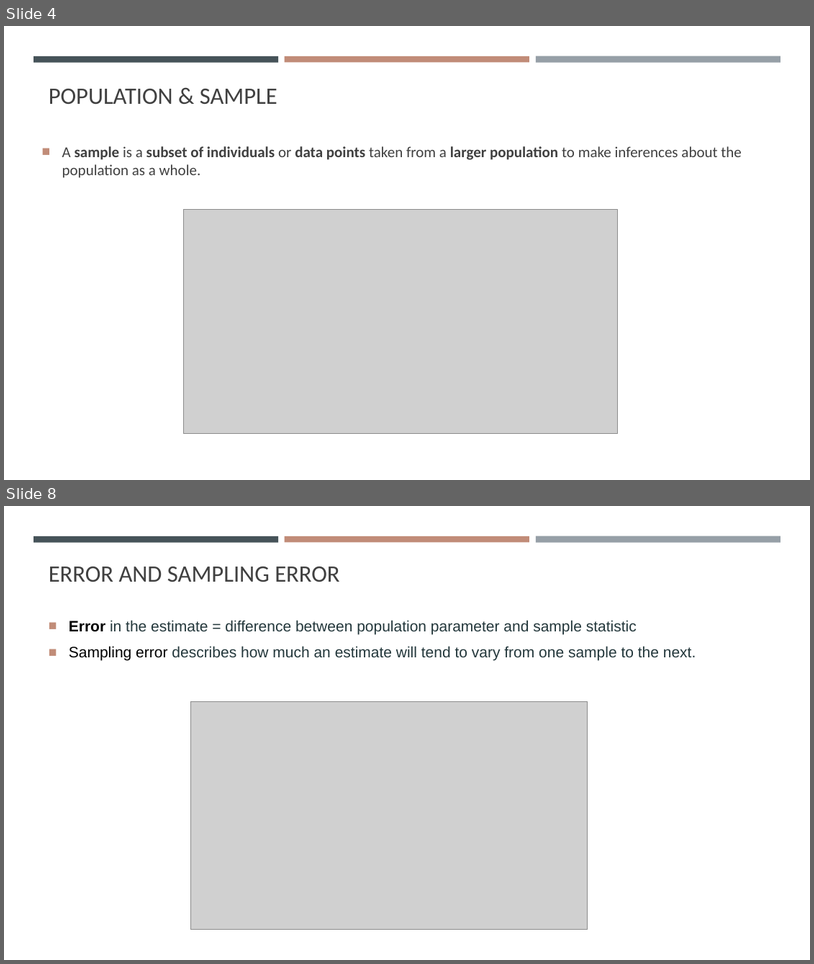
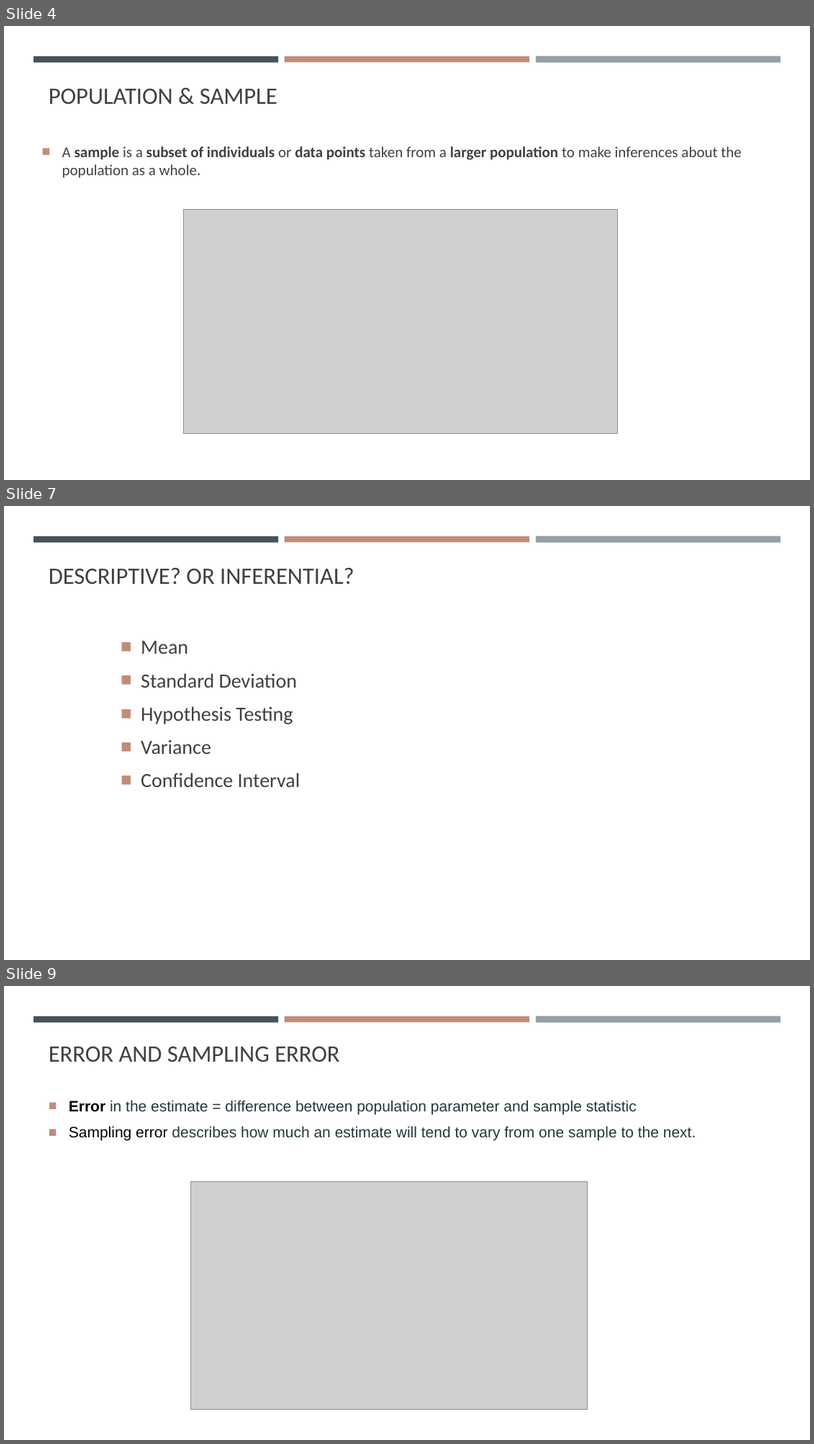
Before and after one commit to gisynw/geog-247, a slide deck: docs/Lectures/Week02/Week02_InferentialStas.pptx. Shown one above the other, each under a label of ours: slides 4 and 8 before the commit, slides 4, 7 and 9 after it; the slides between them are not shown. The pictures are 814x964 and 814x1444 pixels, drawn with LibreOffice and Linux fonts; fonts in the diff are those of the drawing; grey boxes stand for pictures. Boxes give left, top, right and bottom in pixels: in the first picture for what was removed or moved away, otherwise in the second. Text is boxed around its words. In the diff, an @@ line names an element or a change of style, - is before the commit and + after.

```diff
--- a/docs/Lectures/Week02/Week02_InferentialStas.pptx
+++ b/docs/Lectures/Week02/Week02_InferentialStas.pptx
@@ slide 7 added at (4,506,810,960), background #FFFFFF; not listed: 3 template elements that a slide beside it also shows @@
@@ title added at (49,567,355,584), 28 pt, text #404040 @@
+DESCRIPTIVE? OR INFERENTIAL?
@@ text added at (141,641,301,787), 24 pt, text #404040 @@
+■ Mean
+■ Standard Deviation
+■ Hypothesis Testing
+■ Variance
+■ Confidence Interval
@@ what was slide 8 is now slide 9 @@
```
Also in this commit, not shown: 3 slides changed, 2 other slides added, 4 slides removed.
